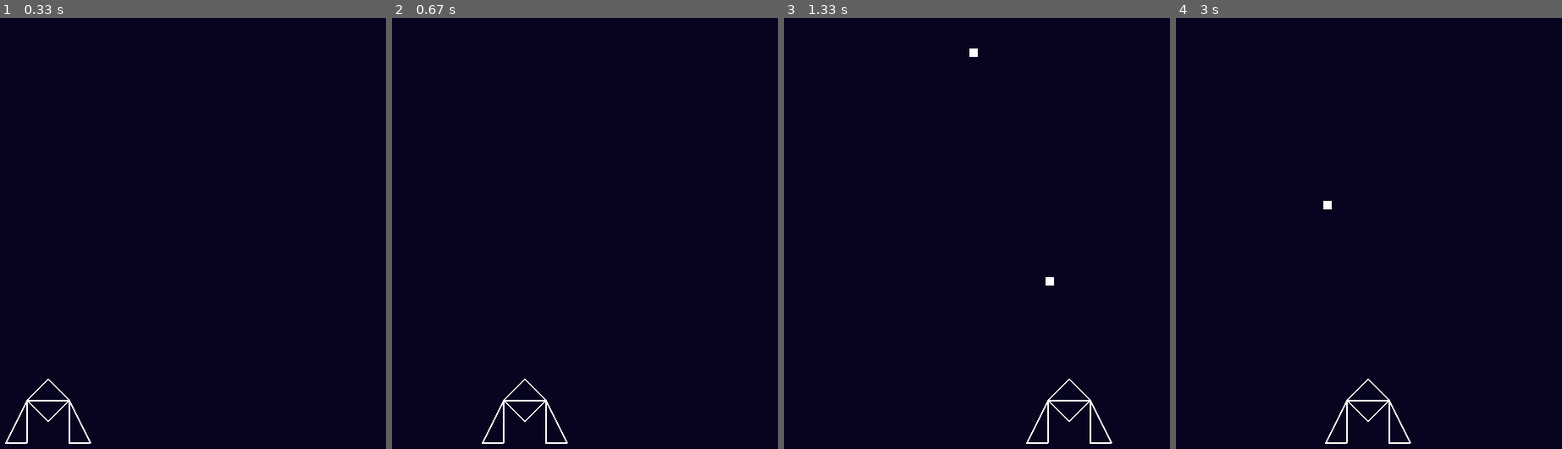
Above: before the commit, frames 1-4 (left to right).
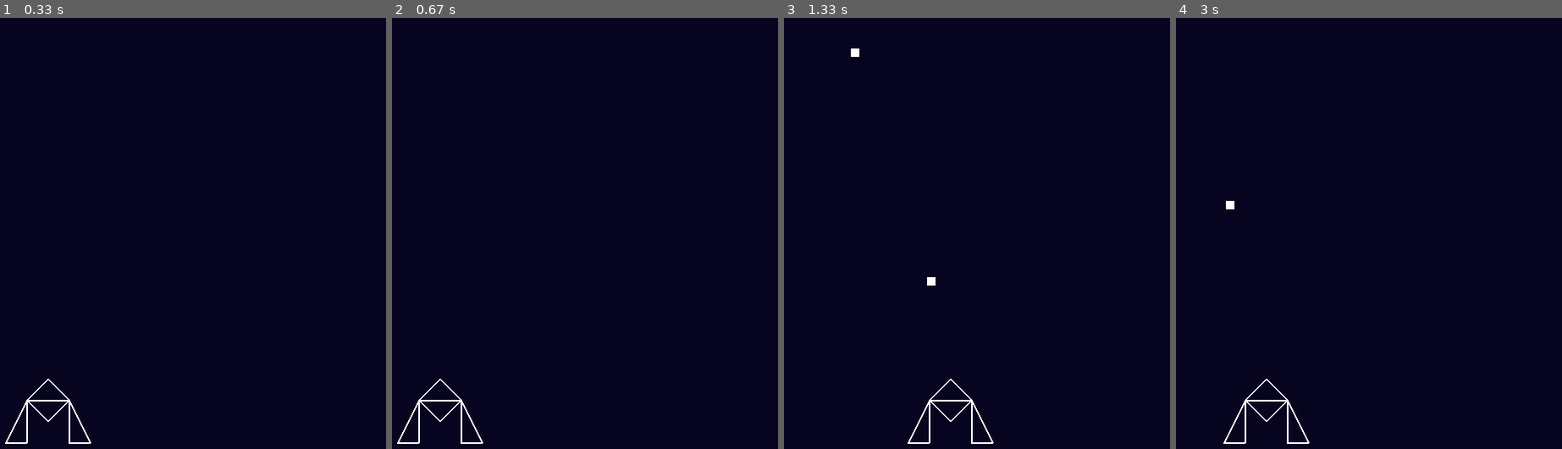
Above: after the commit, the same moments.

Repository: gnikkoch96/pygame-projects
Game: pygame game, started from test_game/shootemup_game/main.py
Two runs of this game, one before a commit and one after it. Both use one fixed random seed, a clock stepped at 60 frames per second and the inputs below.
Inputs:
- Up to frame 1 (0.33 s): no input
- Up to frame 2 (0.67 s): hold A from 0.33 s (still down); hold Right from 0.33 s (still down)
- Up to frame 3 (1.33 s): release A at 0.8 s; release Right at 0.8 s; hold Right 0.83-1.3 s; tap Space at 0.9, 1.2 s
- Up to frame 4 (3 s): hold D 1.33-1.8 s; tap Space at 1.4, 1.7, 1.9, 2.2, 2.47, 2.77, 2.9 s; hold Left 1.83-2.37 s; hold A 2.4-2.8 s; hold Right from 2.83 s (still down)

Frame 1 is identical in both runs. In frame 2, 0.7% of the frame differs, in the area x 1-46%, y 83-99%; in frame 3, 0.8%, in the area x 17-86%, y 7-99%; in frame 4, 0.8%.

Commit message:
add: a and d controls to move left and right correspondingly

Diff:
--- a/test_game/shootemup_game/entities/player.py
+++ b/test_game/shootemup_game/entities/player.py
@@ -19,10 +19,10 @@
     def handle_input(self, keys):
         current_time = pygame.time.get_ticks()
 
-        if keys[pygame.K_LEFT] and self.x - 27 >= 0:
+        if (keys[pygame.K_LEFT] or keys[pygame.K_a]) and self.x - 27 >= 0:
             self.x -= self.speed
 
-        if keys[pygame.K_RIGHT] and self.x + self.width + 27 <= SCREEN_WIDTH:
+        if (keys[pygame.K_RIGHT] or keys[pygame.K_d]) and self.x + self.width + 27 <= SCREEN_WIDTH:
             self.x += self.speed
 
         if keys[pygame.K_SPACE] and current_time - self.last_shot_time > self.shot_cooldown:
